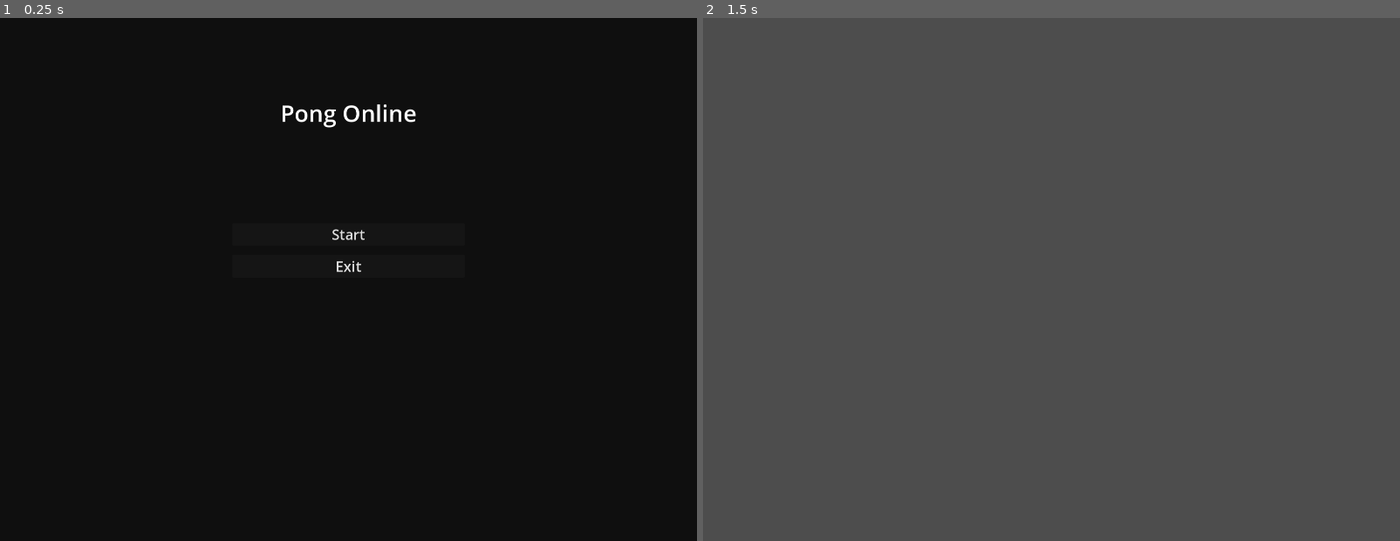
Above: before the commit, frames 1-2 (left to right).
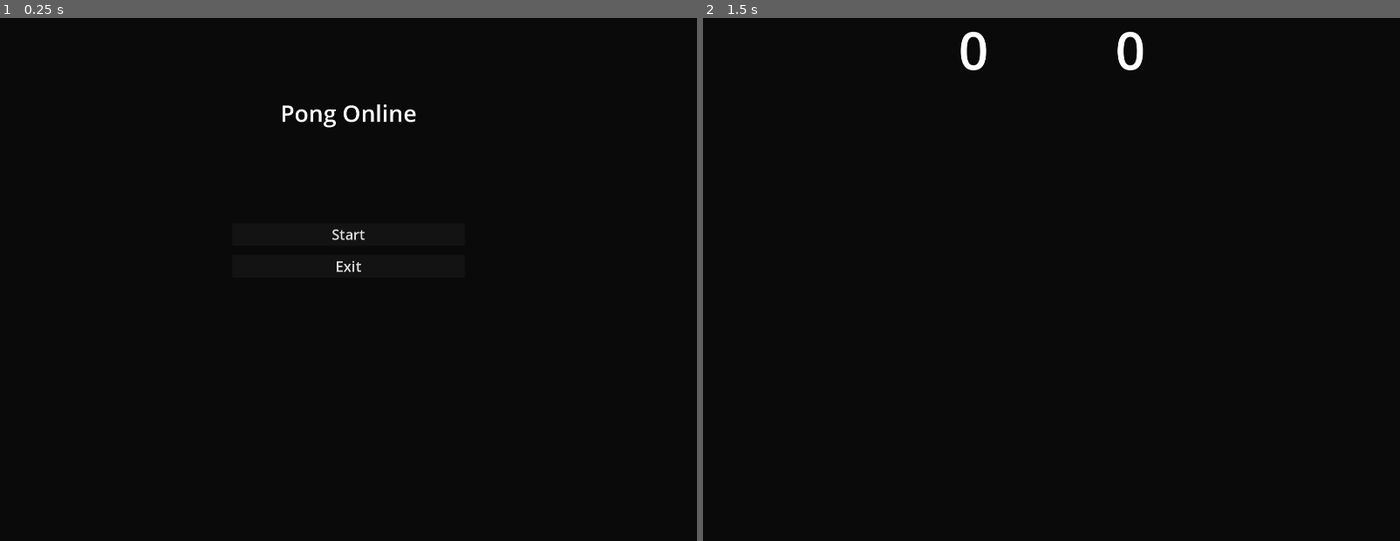
Above: after the commit, the same moments.

Repository: Sviat1001/PongOnline
Game: Godot game, scene res://menu.tscn
Same seed, same stepped clock (60 frames per second), same inputs: the game is played once before the commit and once after it.
Inputs:
- Up to frame 1 (0.25 s): no input
- Up to frame 2 (1.5 s): click "Start" at 0.5 s; tap Enter at 1.25 s

The runs differ from the first frame. In frame 2, 100% of the frame differs, in the area x 0-100%, y 0-100%.

Commit message:
Added upper and lower collision walls, another paddle object, background, and scoreboard

Diff:
--- a/game.tscn
+++ b/game.tscn
@@ -1,10 +1,86 @@
-[gd_scene format=3 uid="uid://c1ohwwaoriof5"]
+[gd_scene load_steps=5 format=3 uid="uid://c1ohwwaoriof5"]
+
+[sub_resource type="SegmentShape2D" id="SegmentShape2D_yth4k"]
+b = Vector2(1920, 0)
+
+[sub_resource type="SegmentShape2D" id="SegmentShape2D_x85t6"]
+a = Vector2(0, 1080)
+b = Vector2(1920, 1080)
+
+[sub_resource type="Gradient" id="Gradient_op4ot"]
+offsets = PackedFloat32Array(0.902153, 0.998043)
+colors = PackedColorArray(0.0392157, 0.0392157, 0.0392157, 1, 0.0392157, 0.0392157, 0.0392157, 1)
+
+[sub_resource type="GradientTexture2D" id="GradientTexture2D_a3ybt"]
+gradient = SubResource("Gradient_op4ot")
+width = 1920
+height = 1080
 
 [node name="Game" type="Node2D"]
 
-[node name="CharacterBody2D" type="CharacterBody2D" parent="."]
+[node name="Paddle1" type="CharacterBody2D" parent="."]
 disable_mode = 1
 
-[node name="Sprite2D" type="Sprite2D" parent="CharacterBody2D"]
+[node name="Sprite2D" type="Sprite2D" parent="Paddle1"]
+position = Vector2(31.75, 19.75)
+scale = Vector2(64.5, 40.5)
 
-[node name="CollisionShape2D" type="CollisionShape2D" parent="CharacterBody2D"]
+[node name="CollisionShape2D" type="CollisionShape2D" parent="Paddle1"]
+
+[node name="Walls" type="Area2D" parent="."]
+
+[node name="Top" type="CollisionShape2D" parent="Walls"]
+shape = SubResource("SegmentShape2D_yth4k")
+
+[node name="Bottom" type="CollisionShape2D" parent="Walls"]
+shape = SubResource("SegmentShape2D_x85t6")
+
+[node name="CanvasLayer" type="CanvasLayer" parent="."]
+layer = -1
+
+[node name="TextureRect" type="TextureRect" parent="CanvasLayer"]
+anchors_preset = -1
+anchor_right = 1.0
+anchor_bottom = 1.0
+grow_horizontal = 2
+grow_vertical = 2
+texture = SubResource("GradientTexture2D_a3ybt")
+metadata/_edit_use_anchors_ = true
+
+[node name="ScoreLeft" type="Label" parent="CanvasLayer"]
+anchors_preset = -1
+anchor_left = 0.367
+anchor_top = -0.007
+anchor_right = 0.409
+anchor_bottom = 0.175
+offset_left = -0.640015
+offset_top = -0.44
+offset_right = 0.719971
+offset_bottom = -1.52588e-05
+size_flags_horizontal = 4
+theme_override_font_sizes/font_size = 144
+text = "0"
+metadata/_edit_use_anchors_ = true
+
+[node name="ScoreRight" type="Label" parent="CanvasLayer"]
+anchors_preset = -1
+anchor_left = 0.592
+anchor_top = -0.007
+anchor_right = 0.634
+anchor_bottom = 0.175
+offset_left = -0.640015
+offset_top = -0.44
+offset_right = 0.719971
+offset_bottom = -1.52588e-05
+theme_override_font_sizes/font_size = 144
+text = "0"
+metadata/_edit_use_anchors_ = true
+
+[node name="Paddle2" type="CharacterBody2D" parent="."]
+disable_mode = 1
+
+[node name="Sprite2D" type="Sprite2D" parent="Paddle2"]
+position = Vector2(31.75, 19.75)
+scale = Vector2(64.5, 40.5)
+
+[node name="CollisionShape2D" type="CollisionShape2D" parent="Paddle2"]
--- a/menu.tscn
+++ b/menu.tscn
@@ -10,6 +10,7 @@
 grow_horizontal = 2
 grow_vertical = 2
 script = ExtResource("1_ee1pb")
+metadata/_edit_use_anchors_ = true
 
 [node name="ColorRect" type="ColorRect" parent="."]
 show_behind_parent = true
@@ -19,7 +20,8 @@
 anchor_bottom = 1.0
 grow_horizontal = 2
 grow_vertical = 2
-color = Color(0.0605303, 0.0605303, 0.0605303, 1)
+color = Color(0.0392157, 0.0392157, 0.0392157, 1)
+metadata/_edit_use_anchors_ = true
 
 [node name="VBoxContainer" type="VBoxContainer" parent="."]
 layout_mode = 1
Not shown, added: icon.svg.import
